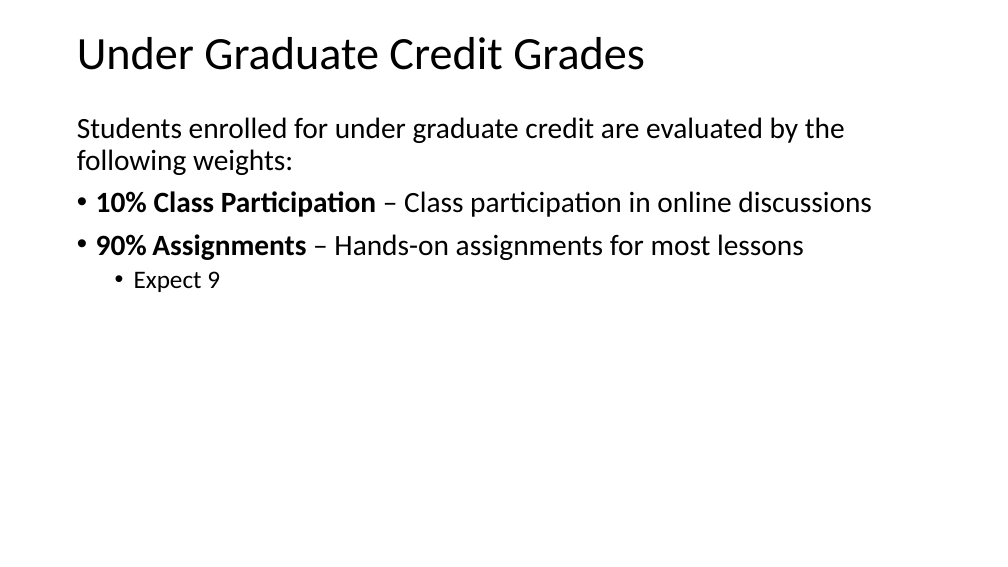
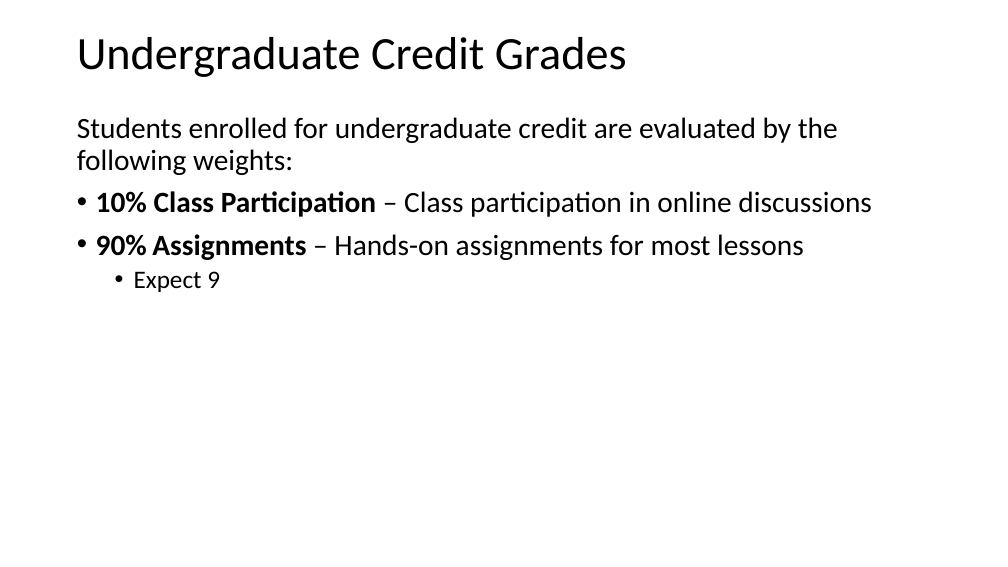
Before and after one commit to StephenElston/CSCI-E-108, a slide deck: slide 17 of slides/1_Introduction.pptx. Drawn at 1008x567 pixels with LibreOffice and Linux fonts; fonts in the diff are those of the drawing. Boxes give left, top, right and bottom in pixels: in the first picture for what was removed or moved away, otherwise in the second. Text is boxed around its words. In the diff, an @@ line names an element or a change of style, - is before the commit and + after.

```diff
--- a/slides/1_Introduction.pptx
+++ b/slides/1_Introduction.pptx
@@ text at (77,37,627,77): text changed @@
-Under Graduate Credit Grades
+Undergraduate Credit Grades
@@ text at (77,117,838,175): spaces changed @@
-Students enrolled for under graduate credit are evaluated by the following weights:
+Students enrolled for undergraduate credit are evaluated by the following weights:
```
Also in this commit, not shown: 6 other slides changed.
